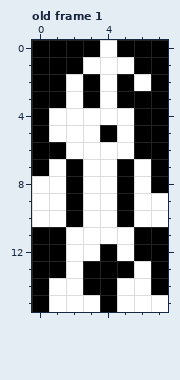
Pixel-art file, stored at assets/player.ase. The picture above was drawn from the file before the commit.
8x16 pixels, 4 frames. Shown: old frame 1. The commit also changed other frames, which this record leaves out.
Now the later version:
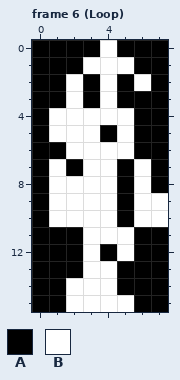
Palette (. is transparent): A #000000  B #ffffff
A new or re-ordered frame is compared with the old frame closest to it.
Commit message: Add running animation
Changes in this commit:
frames 4 -> 8
--- frame 6 (Loop) is new; against old frame 1
@@ x 0..7 @@
  7 ABABBABA
- 8 BBABBABA
- 9 BBABBABB
-10 BBABBABB
-11 AABBBBAA
-12 AABBABAA
-13 AABAAABA
-14 ABBAABBA
-15 ABBBABBB
+ 8 ABBBBABA
+ 9 ABBBBABB
+10 ABBBBABB
+11 AAABBBAA
+12 AAABABAA
+13 AAABBAAA
+14 AABBBAAA
+15 AABBBBAA
